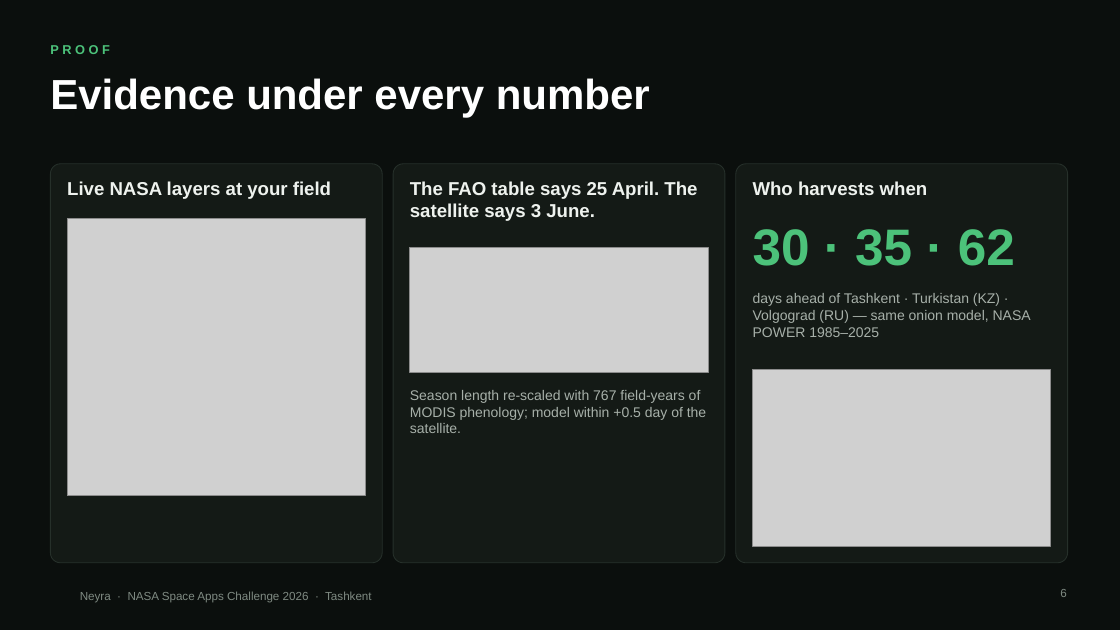
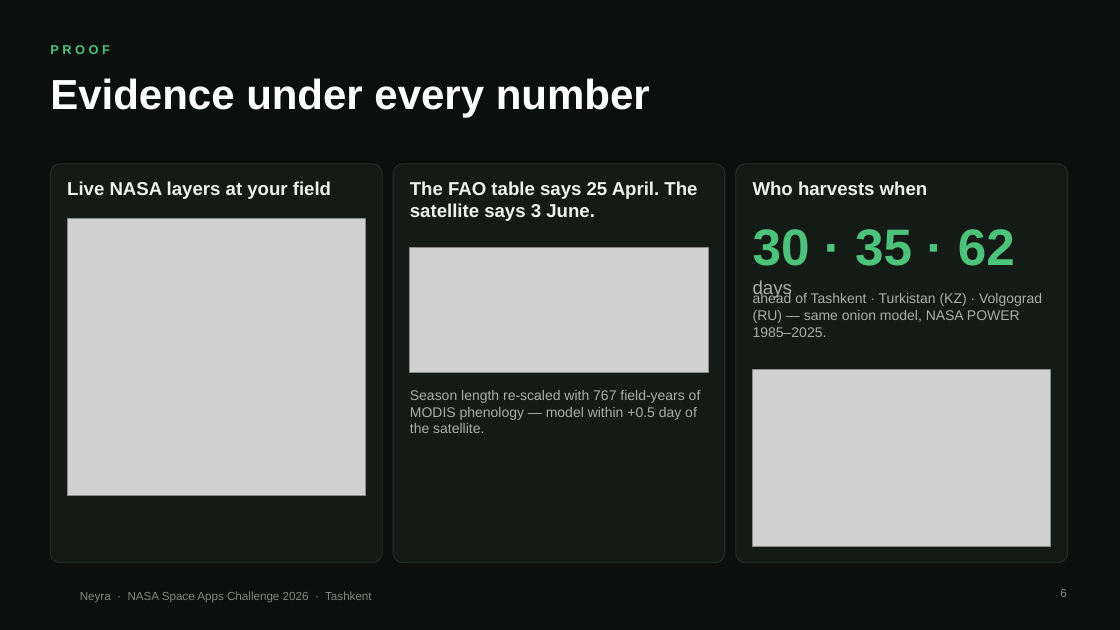
Before and after one commit to davlatshoh-bakhtiyorov/ulugbekcrewnasa, a slide deck: slide 6 of docs/demo/Neyra-pitch.pptx. Drawn at 1120x630 pixels with LibreOffice and Linux fonts; fonts in the diff are those of the drawing; grey boxes stand for pictures; background and template pictures are left out. Boxes give left, top, right and bottom in pixels: in the first picture for what was removed or moved away, otherwise in the second. Text is boxed around its words. In the diff, an @@ line names an element or a change of style, - is before the commit and + after.

```diff
--- a/docs/demo/Neyra-pitch.pptx
+++ b/docs/demo/Neyra-pitch.pptx
@@ text at (x1=753, y1=229, x2=1015, y2=299): text changed @@
-30 · 35 · 62
+30 · 35 · 62 days
@@ text at (x1=753, y1=292, x2=1042, y2=337): text changed @@
-days ahead of Tashkent · Turkistan (KZ) · Volgograd (RU) — same onion model, NASA POWER 1985–2025
+ahead of Tashkent · Turkistan (KZ) · Volgograd (RU) — same onion model, NASA POWER 1985–2025.
@@ text at (x1=410, y1=390, x2=701, y2=433): text changed @@
-Season length re-scaled with 767 field-years of MODIS phenology; model within +0.5 day of the satellite.
+Season length re-scaled with 767 field-years of MODIS phenology — model within +0.5 day of the satellite.
```
Also in this commit, not shown: 3 other slides changed, 13 other files.
